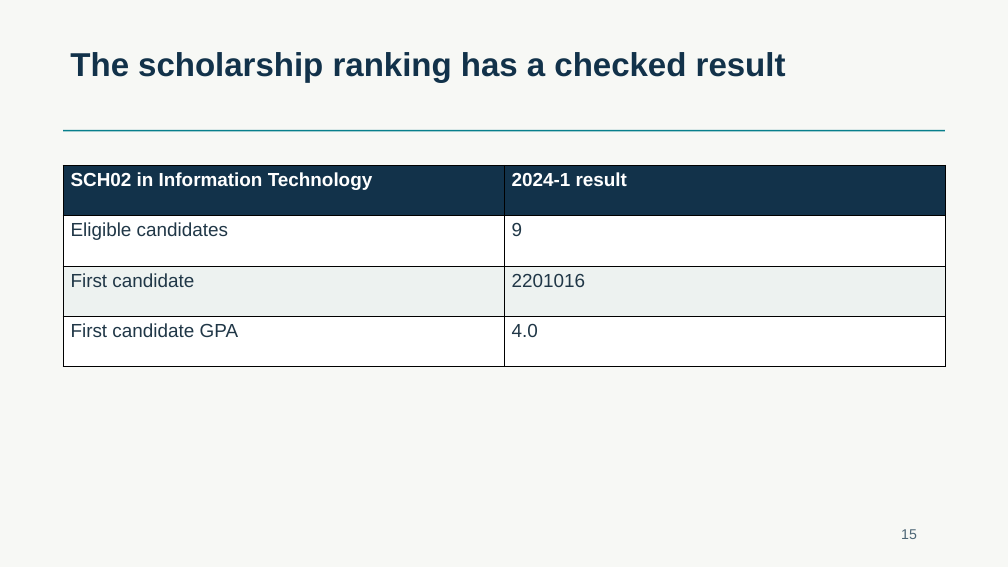
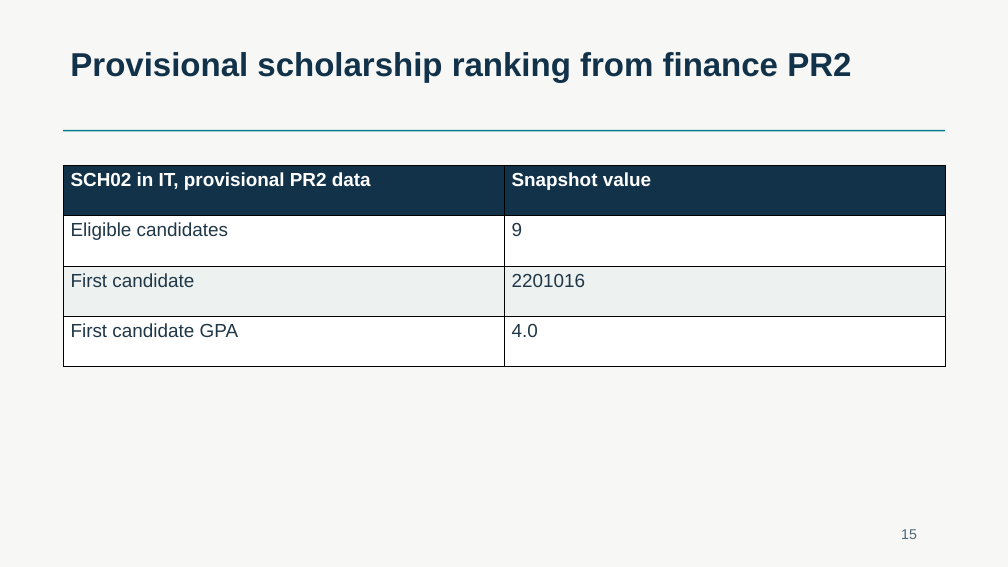
Before and after one commit to HaHiepThanh/mcp-ts, a slide deck: slide 15 of phase2/runs/khoa/MCP-TS-SDK-phase2.pptx. Drawn at 1008x567 pixels with LibreOffice and Linux fonts; fonts in the diff are those of the drawing. Boxes give left, top, right and bottom in pixels: in the first picture for what was removed or moved away, otherwise in the second. Text is boxed around its words. In the diff, an @@ line names an element or a change of style, - is before the commit and + after.

Commit message:
fix(phase2): isolate provisional finance cases and make Khoa runs reproducible

```diff
--- a/phase2/runs/khoa/MCP-TS-SDK-phase2.pptx
+++ b/phase2/runs/khoa/MCP-TS-SDK-phase2.pptx
@@ text at box(70, 52, 851, 82): text changed @@
-The scholarship ranking has a checked result
+Provisional scholarship ranking from finance PR2
@@ table at box(63, 166, 944, 368) @@
-row 1, column 1: SCH02 in Information Technology
+row 1, column 1: SCH02 in IT, provisional PR2 data
-row 1, column 2: 2024-1 result
+row 1, column 2: Snapshot value
```
Also in this commit, not shown: 15 other slides changed, 30 other files.
